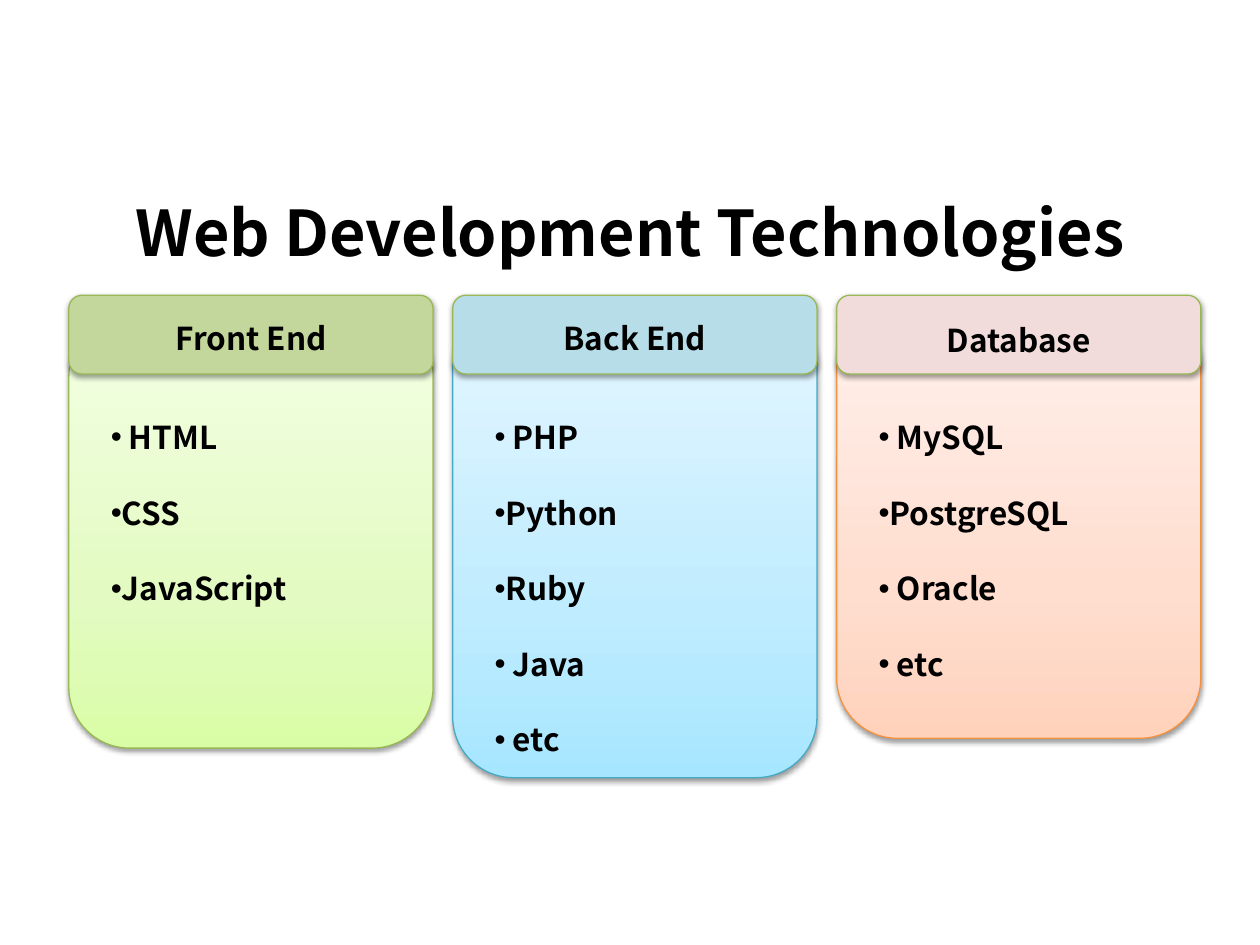
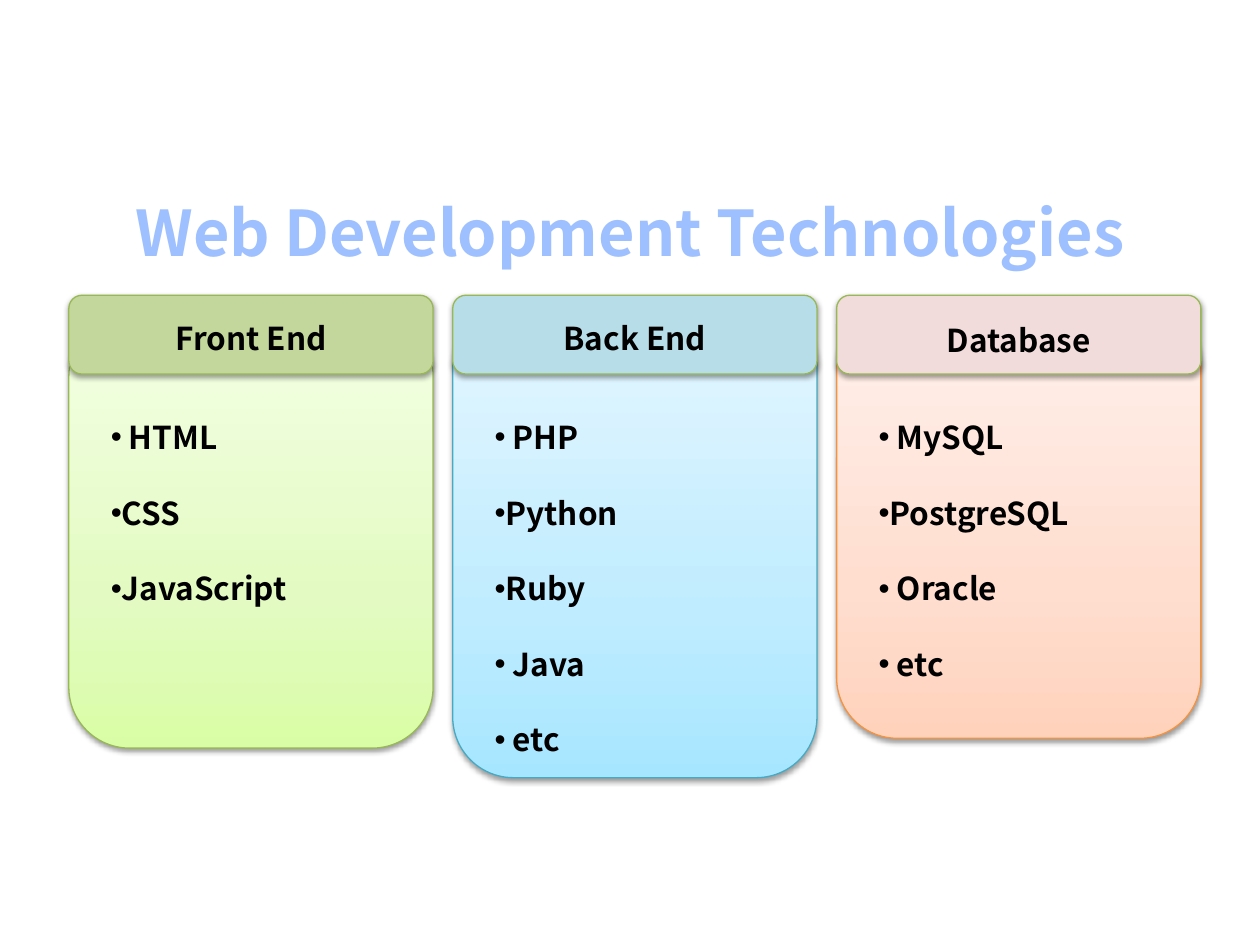
Before and after one commit to iqbal09/codingmum, a slide deck: slide 4 of lesson_1_20170520/PresentationCodingMum.pptx. Drawn at 1260x945 pixels with LibreOffice and Linux fonts; fonts in the diff are those of the drawing; background and template pictures are left out. Boxes give left, top, right and bottom in pixels: in the first picture for what was removed or moved away, otherwise in the second. Text is boxed around its words. In the diff, an @@ line names an element or a change of style, - is before the commit and + after.

```diff
--- a/lesson_1_20170520/PresentationCodingMum.pptx
+++ b/lesson_1_20170520/PresentationCodingMum.pptx
@@ text "Web Development Technologies" at (135, 205, 1124, 271): text colour #000000 to gradient #BFD3F9 to #A0C1FF to #003D85, letter outline none to #467AB8 0.83 pt @@
```
Also in this commit, not shown: 5 other slides changed, 1 other file.
